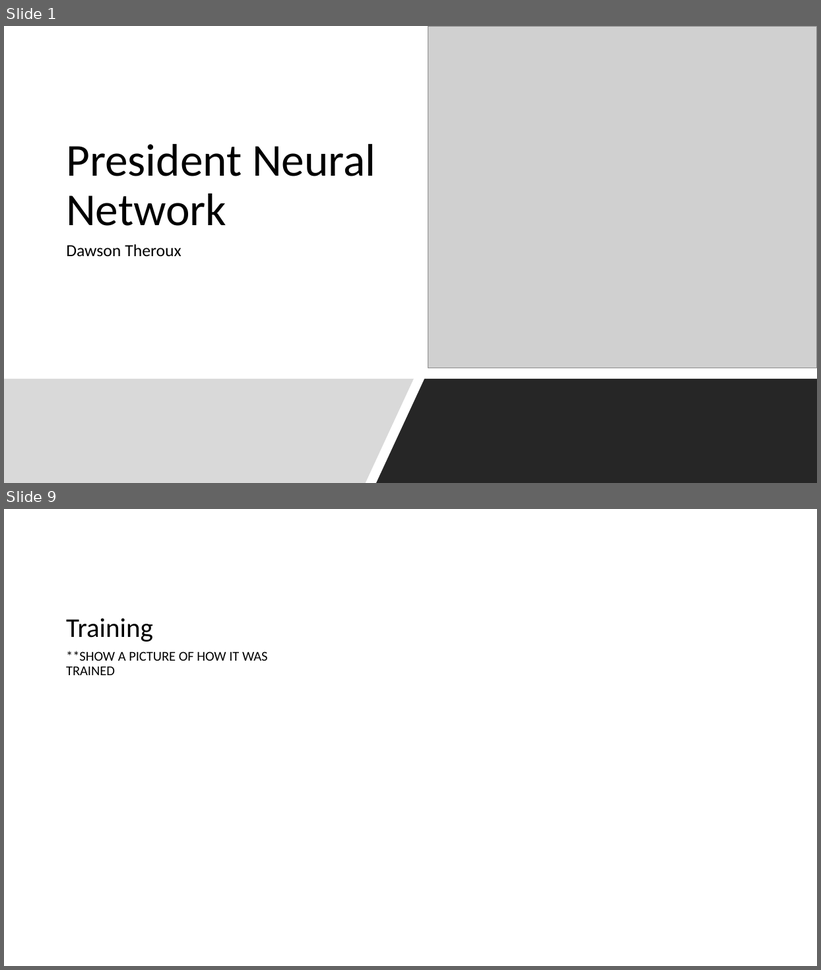
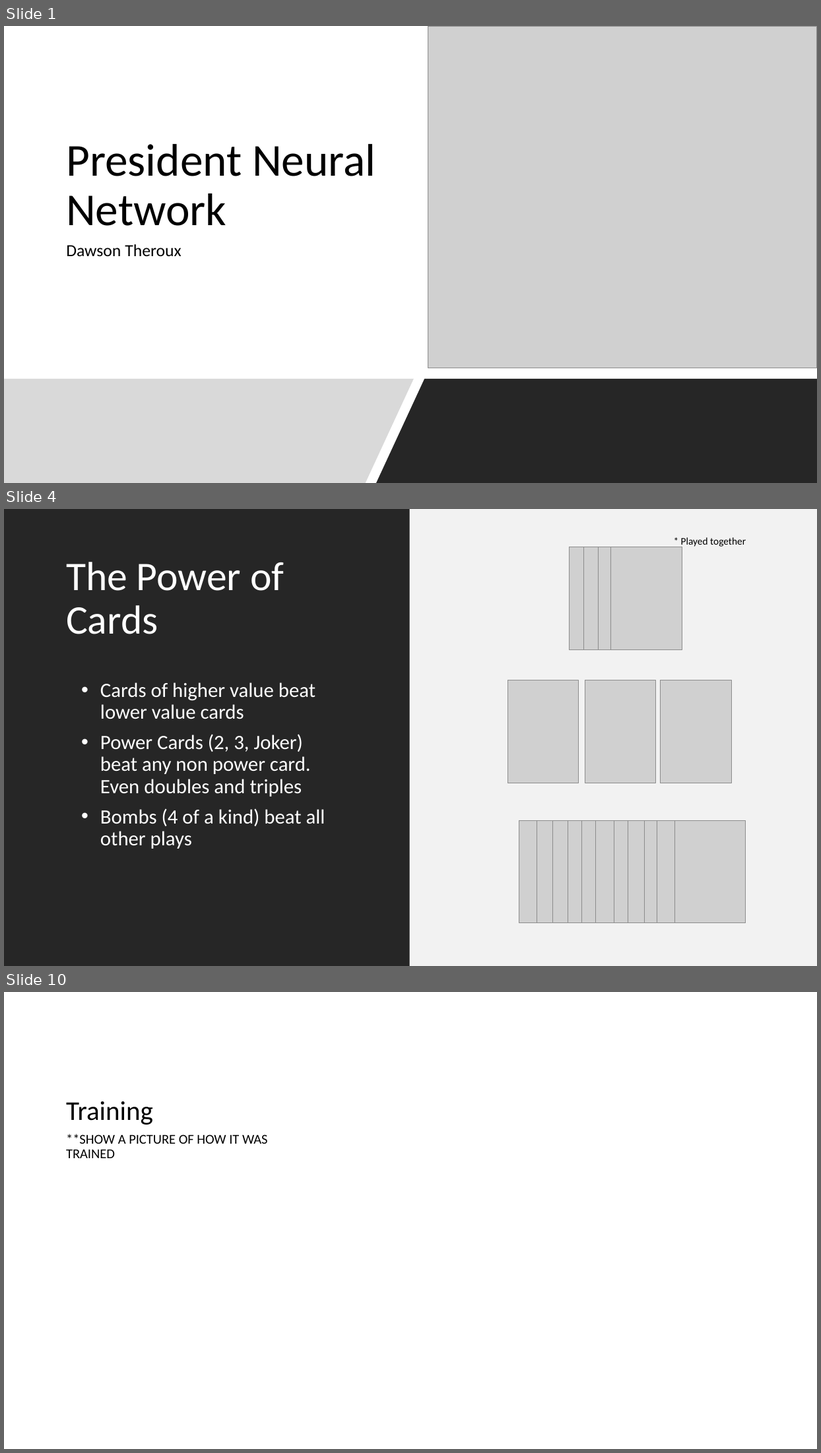
Before and after one commit to DawsonTheroux/PresidentAI, a slide deck: ProjectDemo.pptx. Shown one above the other, each under a label of ours: slides 1 and 9 before the commit, slides 1, 4 and 10 after it; the slides between them are not shown. The pictures are 821x970 and 821x1453 pixels, drawn with LibreOffice and Linux fonts; fonts in the diff are those of the drawing; grey boxes stand for pictures. Boxes give left, top, right and bottom in pixels: in the first picture for what was removed or moved away, otherwise in the second. Text is boxed around its words. In the diff, an @@ line names an element or a change of style, - is before the commit and + after.

```diff
--- a/ProjectDemo.pptx
+++ b/ProjectDemo.pptx
@@ slide 4 added at (x1=4, y1=509, x2=817, y2=966), background #FFFFFF @@
@@ rectangle added at (x1=4, y1=509, x2=410, y2=966), fill #262626 @@
@@ rectangle added at (x1=411, y1=509, x2=817, y2=966), fill #F2F2F2 @@
@@ picture added at (x1=570, y1=547, x2=640, y2=650) @@
@@ picture added at (x1=583, y1=547, x2=654, y2=650) @@
@@ picture added at (x1=599, y1=547, x2=669, y2=650) @@
@@ picture added at (x1=611, y1=547, x2=682, y2=650) @@
@@ text added at (x1=681, y1=537, x2=746, y2=548), 12 pt, text #000000 @@
+* Played together
@@ text added at (x1=66, y1=562, x2=284, y2=634), 48 pt, text #FFFFFF @@
+The Power of Cards
@@ text added at (x1=100, y1=683, x2=325, y2=849), 24 pt, text #FFFFFF @@
+• Cards of higher value beat lower value cards
+• Power Cards (2, 3, Joker) beat any non power card. Even doubles and triples
+• Bombs (4 of a kind) beat all other plays
@@ picture added at (x1=508, y1=681, x2=579, y2=784) @@
@@ picture added at (x1=585, y1=681, x2=656, y2=784) @@
@@ picture added at (x1=661, y1=681, x2=732, y2=784) @@
@@ picture added at (x1=519, y1=821, x2=589, y2=923) @@
@@ picture added at (x1=537, y1=821, x2=608, y2=923) @@
@@ picture added at (x1=552, y1=821, x2=623, y2=923) @@
@@ picture added at (x1=568, y1=821, x2=638, y2=923) @@
@@ picture added at (x1=582, y1=821, x2=652, y2=923) @@
@@ picture added at (x1=596, y1=821, x2=667, y2=923) @@
@@ picture added at (x1=614, y1=821, x2=685, y2=923) @@
@@ picture added at (x1=628, y1=821, x2=700, y2=923) @@
@@ picture added at (x1=645, y1=821, x2=716, y2=923) @@
@@ picture added at (x1=657, y1=821, x2=728, y2=923) @@
@@ picture added at (x1=675, y1=821, x2=746, y2=923) @@
@@ what was slide 9 is now slide 10 @@
```
Also in this commit, not shown: 5 slides changed, 2 other slides added, 2 slides removed.
